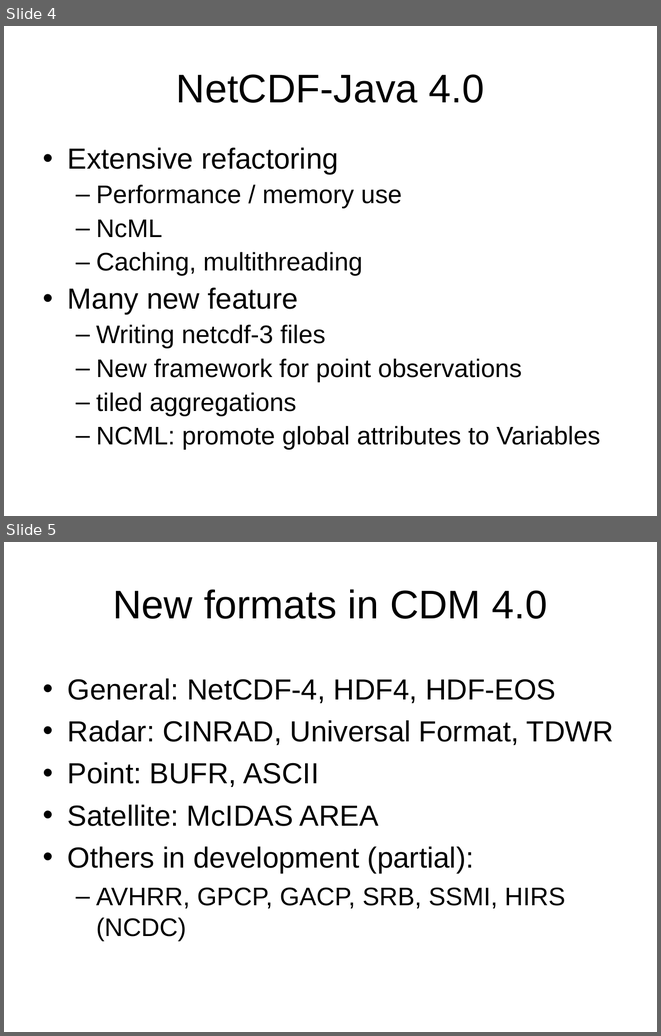
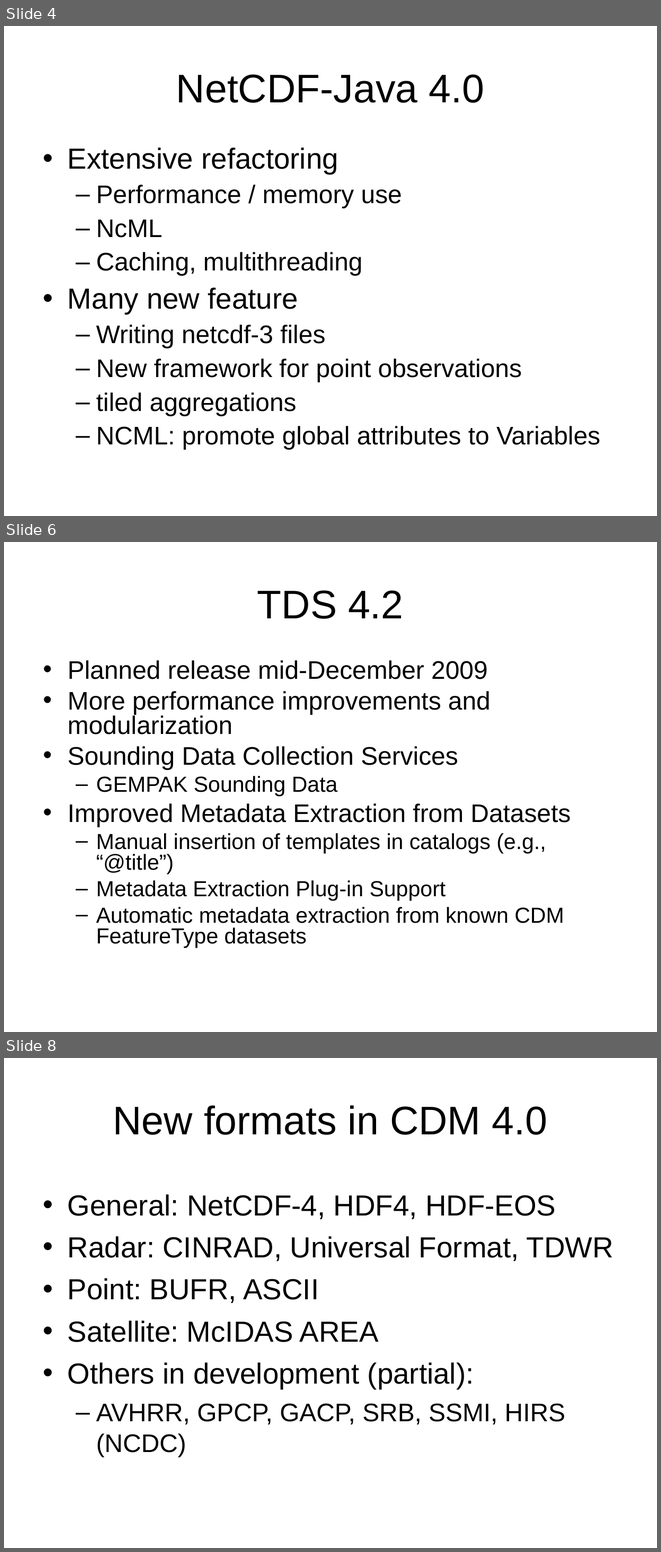
Before and after one commit to ooici-eoi/THREDDS, a slide deck: docs/web/thredds/tech/tutorial/TDS4.ppt. Shown one above the other, each under a label of ours: slides 4 and 5 before the commit, slides 4, 6 and 8 after it; the slides between them are not shown. The pictures are 661x1036 and 661x1552 pixels, drawn with LibreOffice and Linux fonts; fonts in the diff are those of the drawing; background and template pictures are left out. Boxes give left, top, right and bottom in pixels: in the first picture for what was removed or moved away, otherwise in the second. Text is boxed around its words. In the diff, an @@ line names an element or a change of style, - is before the commit and + after.

```diff
--- a/docs/web/thredds/tech/tutorial/TDS4.ppt
+++ b/docs/web/thredds/tech/tutorial/TDS4.ppt
@@ slide 6 added at (4,542,657,1032), background picture (left out) @@
@@ title added at (257,590,404,619), 44 pt, text #000000 @@
+TDS 4.2
@@ text added at (68,660,571,948), 24 pt, text #000000 @@
+• Planned release mid-December 2009
+• More performance improvements and modularization
+• Sounding Data Collection Services
+  – GEMPAK Sounding Data
+• Improved Metadata Extraction from Datasets
+  – Manual insertion of templates in catalogs (e.g., “@title”)
+  – Metadata Extraction Plug-in Support
+  – Automatic metadata extraction from known CDM FeatureType datasets
@@ what was slide 5 is now slide 8 @@
```
Also in this commit, not shown: 2 slides changed, 2 other slides added, 4 other files.
